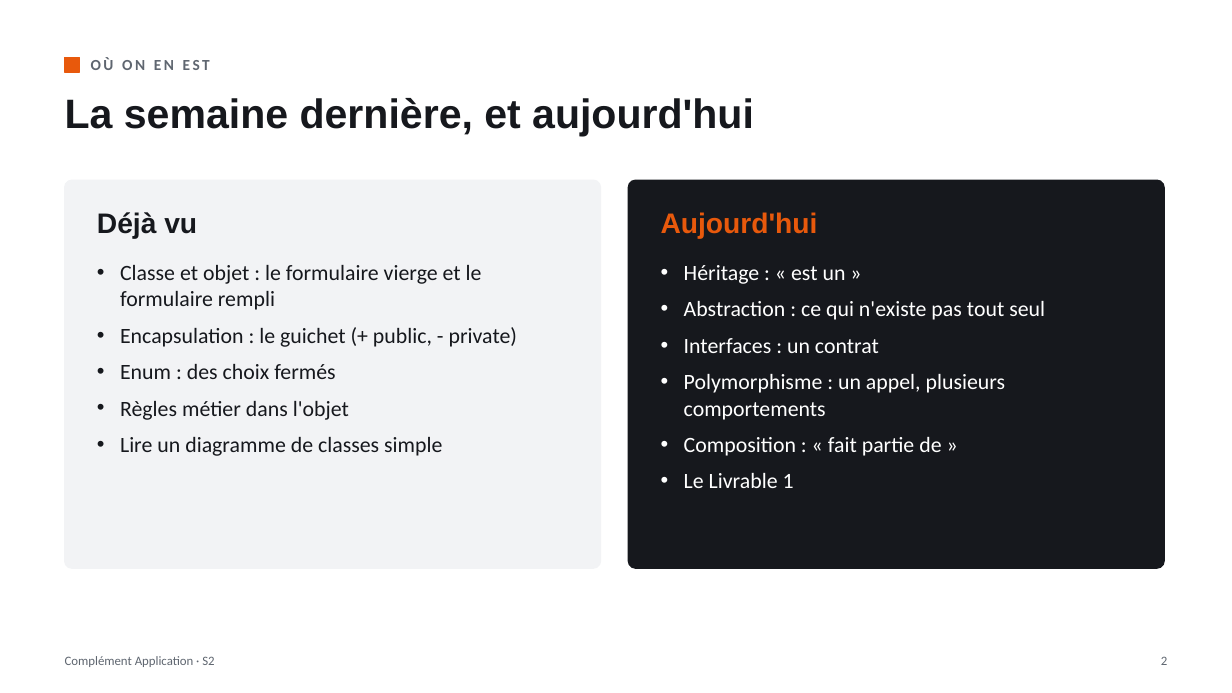
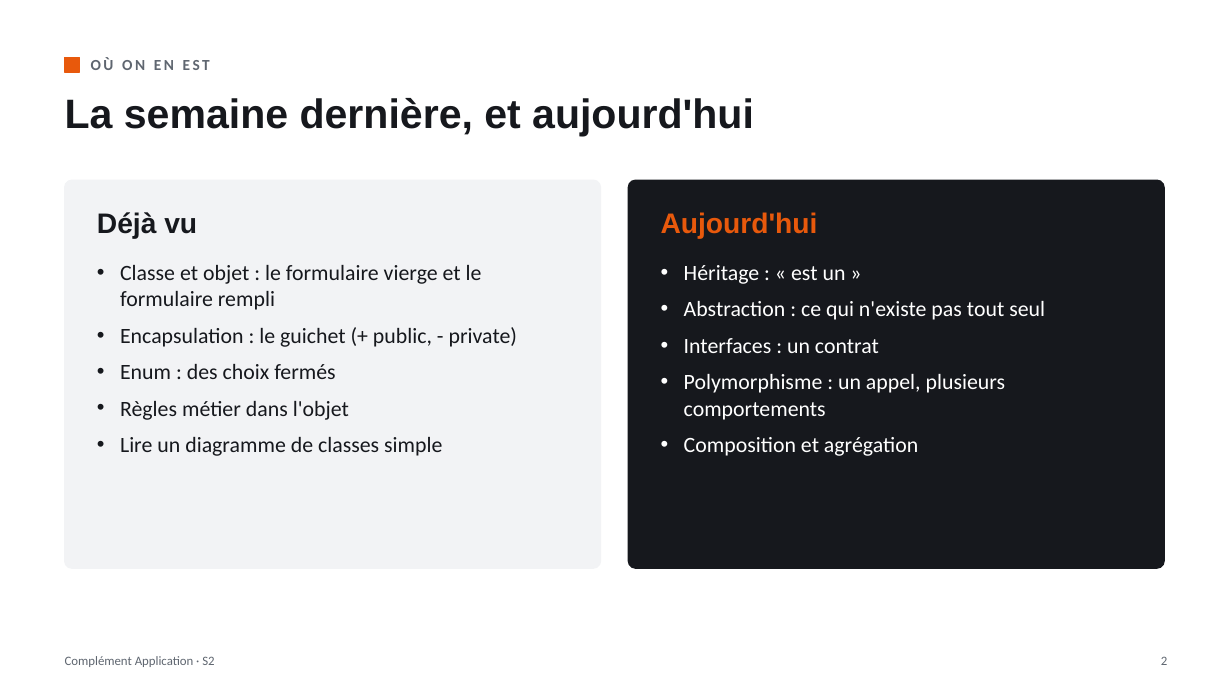
Before and after one commit to lle-condorcet/condorcet-2027, a slide deck: slide 2 of slides/20260930_LLE_CA_S02.pptx. Drawn at 1232x693 pixels with LibreOffice and Linux fonts; fonts in the diff are those of the drawing. Boxes give left, top, right and bottom in pixels: in the first picture for what was removed or moved away, otherwise in the second. Text is boxed around its words. In the diff, an @@ line names an element or a change of style, - is before the commit and + after.

```diff
--- a/slides/20260930_LLE_CA_S02.pptx
+++ b/slides/20260930_LLE_CA_S02.pptx
@@ text at [684, 437, 918, 456]: text changed @@
-• Composition : « fait partie de »
-• Le Livrable 1
+• Composition et agrégation
```
Also in this commit, not shown: 33 other slides changed, 2 slides added, 5 slides removed, 3 other files.
